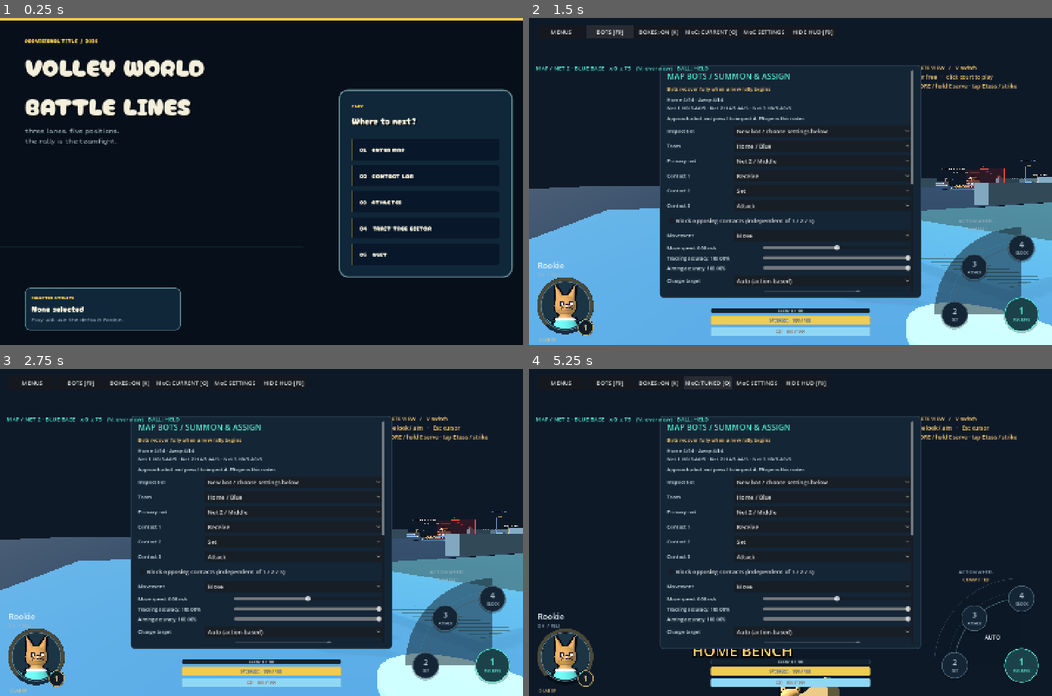
Above: before the commit, frames 1-4 (two rows, left to right).
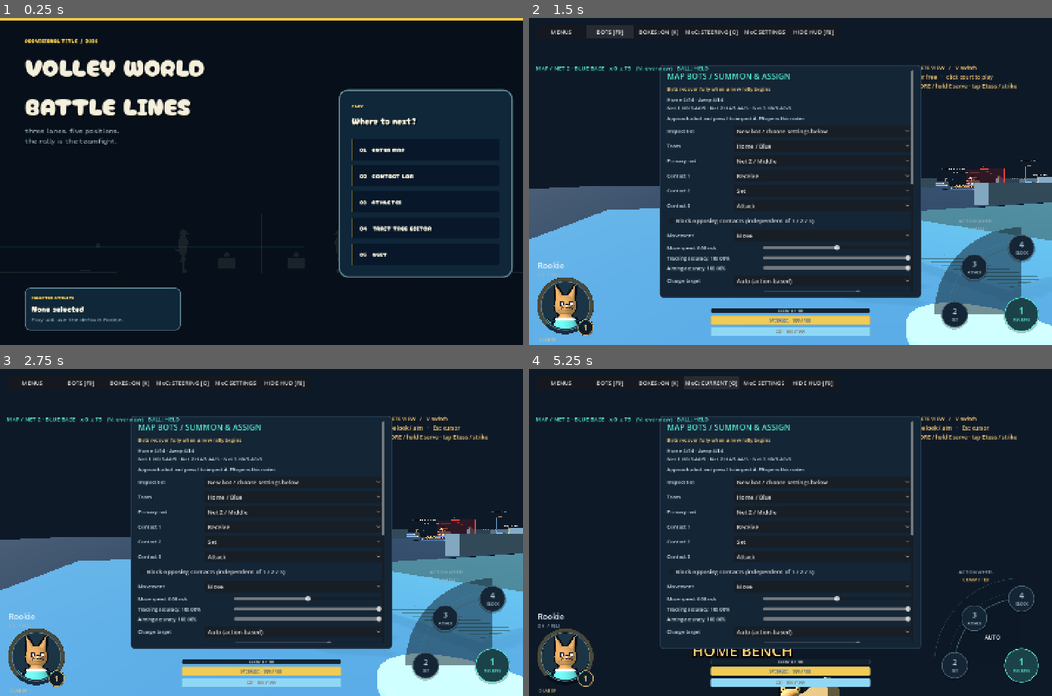
Above: after the commit, the same moments.

Repository: iracarranza/volley-world-battle-lines
Game: Godot game, scene res://title.tscn
Same seed, same stepped clock (60 frames per second), same inputs: the game is played once before the commit and once after it.
Inputs:
- Up to frame 1 (0.25 s): no input
- Up to frame 2 (1.5 s): click "01 ENTER MAP" at 0.5 s; click "BOTS [F9]" at 1.25 s
- Up to frame 3 (2.75 s): click "SUMMON NEW BOT" at 2 s
- Up to frame 4 (5.25 s): click "SUMMON NEW BOT" at 2.75 s; click "BOXES: ON [K]" at 3.5 s; click "BOXES: OFF [K]" at 4.25 s; click "MoC: CURRENT [O]" (after the commit: "MoC: STEERING [O]") at 5 s

The runs differ from the first frame. In frame 2, 0.2% of the frame differs, in the area x 32-59%, y 3-6%; in frame 3, 0.2%; in frame 4, 0.3%, in the area x 32-59%, y 2-7%.

Commit message:
Cycle shorter title rallies with lead blockers; default to steering MoC

Diff:
--- a/scripts/lab/lab_hud.gd
+++ b/scripts/lab/lab_hud.gd
@@ -209,7 +209,7 @@
 	toolbar.add_child(button("BOTS [F9]", toggle_bot_menu))
 	debug_button = button("BOXES: ON [K]", toggle_debug_volumes)
 	toolbar.add_child(debug_button)
-	moc_button = button("MoC: CURRENT [O]", toggle_moc_mode)
+	moc_button = button("MoC: STEERING [O]", toggle_moc_mode)
 	moc_button.tooltip_text = "Cycle Current, Tuned, Off and Trajectory Steering; open MoC Settings to tune local slowdown."
 	toolbar.add_child(moc_button)
 	moc_menu = preload("res://scripts/lab/moc_menu.gd").new(self)
--- a/scripts/moment_of_contact.gd
+++ b/scripts/moment_of_contact.gd
@@ -13,7 +13,7 @@
 var steering_hp_cost := 10.0
 var steering_ramp := 0.06
 var steering_feedback: Dictionary = {}
-var mode := Mode.CURRENT_SLOWDOWN
+var mode := Mode.TRAJECTORY_STEERING
 const TUNED_DURATION := 0.2
 const DURATION_EXTENSION := 0.100
 const SLOW_SCALE := 0.60
--- /dev/null
+++ b/scripts/title_rally_backdrop.gd
@@ -0,0 +1,165 @@
+extends SubViewportContainer
+## Title-screen backdrop: the real bot rally, seen from the side as one flat grey silhouette. A hidden lab runs in its own viewport with bots on
+## both sides; an orthographic side camera looks along the net and every mesh is drawn in one unshaded colour. The rally grows from 1v1 to 2v2,
+## 3v3 and 5v5, then starts over. Presentation only: it never touches the player's lab or save data.
+
+const LAB := preload("res://map_graybox.tscn")
+const Bodies := preload("res://vendor/vwm/body_type_models.gd")
+const Visual := preload("res://scripts/voli_visual.gd")
+const BLOCK := Color(0.1, 0.13, 0.16) # the one silhouette colour; the title's own background shows through everywhere else
+const TEAMS := [
+	[{1: 0, 2: 1, 3: 2}],
+	[{1: 0, 3: 2}, {2: 1}],
+	[{1: 0}, {2: 1}, {3: 2}],
+	[{1: 0}, {2: 1}, {3: 2}, {}, {1: 0}],
+]
+const SIDE_CAMERA_DISTANCE := 16.0
+
+var lab: Node3D
+var viewport: SubViewport
+var camera: Camera3D
+var scene_index := 0
+var rally_started := false
+var wait := 1.0
+var rng := RandomNumberGenerator.new()
+var flat: StandardMaterial3D
+var painted := 0
+
+func _ready() -> void:
+	mouse_filter = Control.MOUSE_FILTER_IGNORE
+	set_anchors_and_offsets_preset(Control.PRESET_FULL_RECT)
+	stretch = true
+	modulate = BLOCK # everything the viewport draws is white and unshaded, so this tint makes it one flat grey
+	rng.seed = 7
+	viewport = SubViewport.new()
+	viewport.own_world_3d = true
+	viewport.handle_input_locally = false
+	viewport.transparent_bg = true
+	viewport.render_target_update_mode = SubViewport.UPDATE_ALWAYS
+	add_child(viewport)
+	var environment := Environment.new()
+	environment.background_mode = Environment.BG_CLEAR_COLOR
+	environment.ambient_light_source = Environment.AMBIENT_SOURCE_COLOR
+	environment.ambient_light_color = Color.BLACK
+	var world := WorldEnvironment.new()
+	world.environment = environment
+	viewport.add_child(world)
+	flat = StandardMaterial3D.new()
+	flat.shading_mode = BaseMaterial3D.SHADING_MODE_UNSHADED
+	flat.albedo_color = Color.WHITE
+	flat.cull_mode = BaseMaterial3D.CULL_DISABLED
+	lab = LAB.instantiate()
+	viewport.add_child(lab)
+	lab.set_process_input(false)
+	lab.set_process_unhandled_input(false)
+	Input.mouse_mode = Input.MOUSE_MODE_VISIBLE
+	await get_tree().physics_frame
+	# Enter Map can remove the title while this setup is still waiting: stop quietly.
+	if not is_inside_tree() or not is_instance_valid(lab) or not lab.is_inside_tree():
+		return
+	lab.moc.enabled = false
+	lab.select_net(0)
+	# The lab picks the court nearest the player, so the (hidden) player waits just behind the home end line of this court.
+	lab.player.position = lab.court_center + Vector3(0, 0.03, lab.court_half_depth + 0.6)
+	lab.player.hide()
+	for child in lab.get_children():
+		if child is CanvasLayer:
+			child.hide()
+	camera = Camera3D.new()
+	camera.projection = Camera3D.PROJECTION_ORTHOGONAL
+	camera.size = 15.0
+	camera.near = 5.0 # clips the lab's side fixtures between the camera and the court
+	camera.far = SIDE_CAMERA_DISTANCE + 6.0
+	viewport.add_child(camera)
+	# Looking along the net from +x with the net centred on screen and the floor about three quarters of the way down.
+	var view_centre: Vector3 = lab.court_center + Vector3(0, 4.2, 0)
+	camera.position = view_centre + Vector3(SIDE_CAMERA_DISTANCE, 0, 0)
+	camera.look_at(view_centre)
+	camera.make_current()
+	var bots = lab.training_bots
+	bots.set_targets["0:false"] = lab.court_center + Vector3(-1.2, 0, 0.9)
+	bots.set_targets["0:true"] = lab.court_center + Vector3(1.2, 0, -0.9)
+	lab.debug_volumes_visible = false
+	lab.debug_feed_locked = true
+	lab.debug_feed_target = lab.court_center + Vector3(0, 0.95, 3.8)
+	_populate()
+
+func _populate() -> void:
+	var bots = lab.training_bots
+	for slot in range(bots.settings.size()):
+		if bots.settings[slot].enabled:
+			bots.dismiss(slot)
+	for away in [false, true]:
+		for player_index in range(TEAMS[scene_index].size()):
+			var plan: Dictionary = TEAMS[scene_index][player_index]
+			var blocking := player_index == 0 or (scene_index == 3 and player_index == 3)
+			var slot: int = bots.summon_generic(away, 0, plan, blocking)
+			if slot >= 0:
+				bots.set_tracking_accuracy(slot, 75.0)
+				bots.set_aiming_accuracy(slot, 65.0)
+				bots.set_charge_accuracy(slot, 70.0)
+				_randomise_look(slot)
+	_paint()
+	# Building a body briefly adds the actor scene (with its own camera) to this viewport: the side camera takes over again.
+	camera.make_current()
+	painted = 0
+	rally_started = false
+	wait = 1.0
+
+# A different body type, height and wingspan for each player (presentation only: the bot keeps its normal physique for contact geometry).
+func _randomise_look(slot: int) -> void:
+	var bots = lab.training_bots
+	var height := rng.randf_range(1.55, 2.12)
+	var build := {"height": height, "span": height * rng.randf_range(0.93, 1.1), "name": "Backdrop", "dominant_hand": "Right", "role": "OH"}
+	var body_type: String = Bodies.MODELLED[rng.randi() % Bodies.MODELLED.size()]
+	var old: Dictionary = bots.rigs[slot]
+	bots.animation.states.erase(old.body.get_instance_id())
+	var rig: Dictionary = Visual.build(lab, bots.actors[slot], body_type, {"palette_index": 0, "marking": "none"}, build)
+	old.body.queue_free()
+	bots.rigs[slot] = rig
+
+# One colour for everything that draws, re-applied as new bot visuals appear.
+func _paint() -> void:
+	# No debug geometry: contact boxes, hurtbox fans, reach rings and markers stay hidden.
+	for box in lab.training_bots.contact_boxes:
+		box.visible = false
+	for debug_node in [lab.hurtbox_root, lab.aim_marker, lab.reach_ring, lab.body_collision_view]:
+		if debug_node != null:
+			debug_node.visible = false
+	# The bots' role captions would draw as black text boxes: they are switched off.
+	for caption in lab.find_children("*", "Label3D", true, false):
+		(caption as Label3D).visible = false
+	for light in lab.find_children("*", "Light3D", true, false):
+		(light as Light3D).visible = false
+	for node in lab.find_children("*", "GeometryInstance3D", true, false):
+		var geometry := node as GeometryInstance3D
+		# Effect meshes driven by shader parameters (impact flashes and the like) are not silhouettes: they are made fully transparent and
+		# left alone, so their scripts keep working.
+		if geometry.material_override is ShaderMaterial:
+			geometry.transparency = 1.0
+			continue
+		if geometry.material_override != flat:
+			geometry.material_override = flat
+
+func _physics_process(delta: float) -> void:
+	if lab == null or camera == null:
+		return
+	painted += 1
+	if painted % 15 == 1:
+		_paint()
+	var bots = lab.training_bots
+	if lab.ball_active:
+		rally_started = true
+		return
+	if rally_started:
+		# One completed rally per composition, including serves that end without a contact.
+		scene_index = (scene_index + 1) % TEAMS.size()
+		_populate()
+		return
+	wait -= delta
+	if wait > 0.0 or not bots.ready_to_serve():
+		return
+	bots.total_contacts = 0
+	lab._feed()
+	rally_started = lab.ball_active
+	wait = 1.2
--- a/scripts/title_screen.gd
+++ b/scripts/title_screen.gd
@@ -15,6 +15,7 @@
 	back.color = Style.SURFACE_INSET
 	back.set_anchors_and_offsets_preset(Control.PRESET_FULL_RECT)
 	add_child(back)
+	add_child(preload("res://scripts/title_rally_backdrop.gd").new())
 	var court := Control.new()
 	court.set_anchors_and_offsets_preset(Control.PRESET_FULL_RECT)
 	court.mouse_filter = Control.MOUSE_FILTER_IGNORE
--- a/tests/moc_modes_test.gd
+++ b/tests/moc_modes_test.gd
@@ -15,7 +15,8 @@
 	lab.auto_feed = false
 	await physics_frame
 	var clock = lab.moc
-	check(clock.mode == Clock.Mode.CURRENT_SLOWDOWN and lab.hud.moc_button.text.contains("CURRENT"), "Existing MoC is default baseline")
+	check(clock.mode == Clock.Mode.TRAJECTORY_STEERING and lab.hud.moc_button.text.contains("STEERING"), "Trajectory steering is the default")
+	clock.set_mode(Clock.Mode.CURRENT_SLOWDOWN)
 	clock.begin(event("baseline",2))
 	check(Engine.time_scale == 1.0 and clock.simulation_scale() == 0.60 and clock.simulation_scale() > 0.0, "Baseline keeps 60% speed behavior")
 	lab.hud.toggle_moc_mode()
--- a/tests/moc_test.gd
+++ b/tests/moc_test.gd
@@ -86,6 +86,7 @@
 	lab.motion.jumped = false
 
 	var clock = lab.moc
+	clock.set_mode(Clock.Mode.CURRENT_SLOWDOWN)
 	clock.enabled = true
 	clock.begin(event())
 	check(clock.active and is_equal_approx(clock.simulation_scale(), 0.6) and Engine.time_scale == 1, "Impact slows simulation without changing engine clock")
--- a/tests/serve_modes_moc_test.gd
+++ b/tests/serve_modes_moc_test.gd
@@ -76,6 +76,7 @@
 		var base := Clock.duration_for(action, Vector3(0,-5,10), Vector3(0,6,-10))
 		check(absf(Clock.duration_for(action, Vector3(0,-5,10), Vector3(0,6,-10), true) - base - Clock.SWEET_BONUS) < 0.00001, "Sweet MoC adds to velocity MoC for every contact type")
 	check(Clock.duration_for(3, Vector3.ZERO, Vector3.ZERO, true) == Clock.SWEET_BONUS+Clock.DURATION_EXTENSION, "Sweet contact alone starts MoC")
+	lab.moc.set_mode(Clock.Mode.CURRENT_SLOWDOWN)
 	lab.moc.enabled = true
 	lab.moc.clear()
 	var event := {"id": "additive-a", "action": 2, "physical_hit": true, "sweet": true, "incoming_velocity": Vector3(0,0,1), "outgoing_velocity": Vector3(0,0,-1)}
--- /dev/null
+++ b/tests/title_rally_cycle_test.gd
@@ -0,0 +1,39 @@
+extends "res://tests/support/test_case.gd"
+func _initialize() -> void: call_deferred("run")
+func run() -> void:
+	var backdrop = load("res://scripts/title_rally_backdrop.gd").new()
+	root.add_child(backdrop)
+	await physics_frame
+	await process_frame
+	backdrop.set_physics_process(false)
+	backdrop.lab.set_physics_process(false)
+	var bots = backdrop.lab.training_bots
+	for size in [1,2,3,5,1]:
+		for away in [false,true]:
+			var count := 0
+			var blockers := 0
+			for config in bots.settings:
+				if not config.enabled or config.away != away: continue
+				count += 1
+				if config.can_block(): blockers += 1
+				check(config.tracking_accuracy == 75 and config.aiming_accuracy == 65 and config.charge_accuracy == 70,"Backdrop bots use reduced consistency")
+			check(count == size,"Rally composition cycles to %dv%d"%[size,size])
+			check(blockers == (2 if size == 5 else 1),"Lead blocks in every format; 5v5 has two per side")
+		# An idle gap before a serve must not skip a composition.
+		var index: int = backdrop.scene_index
+		backdrop.wait = 10
+		backdrop.lab.ball_active = false
+		backdrop._physics_process(0.01)
+		check(backdrop.scene_index == index,"Waiting for a serve does not advance the composition")
+		backdrop.lab.ball_active = true
+		backdrop._physics_process(0.01)
+		backdrop.lab.ball_active = false
+		backdrop._physics_process(0.01)
+		check(backdrop.scene_index == (index+1)%4,"First rally end immediately advances once")
+	backdrop.queue_free()
+	await process_frame
+	var moc = load("res://scripts/moment_of_contact.gd").new()
+	check(moc.mode == moc.Mode.TRAJECTORY_STEERING,"New sessions default to trajectory steering")
+	moc.free()
+	print("TITLE RALLY CYCLE: %d / %d passed"%[checks-failures,checks])
+	quit(1 if failures else 0)
Not shown, added: scripts/title_rally_backdrop.gd.uid
